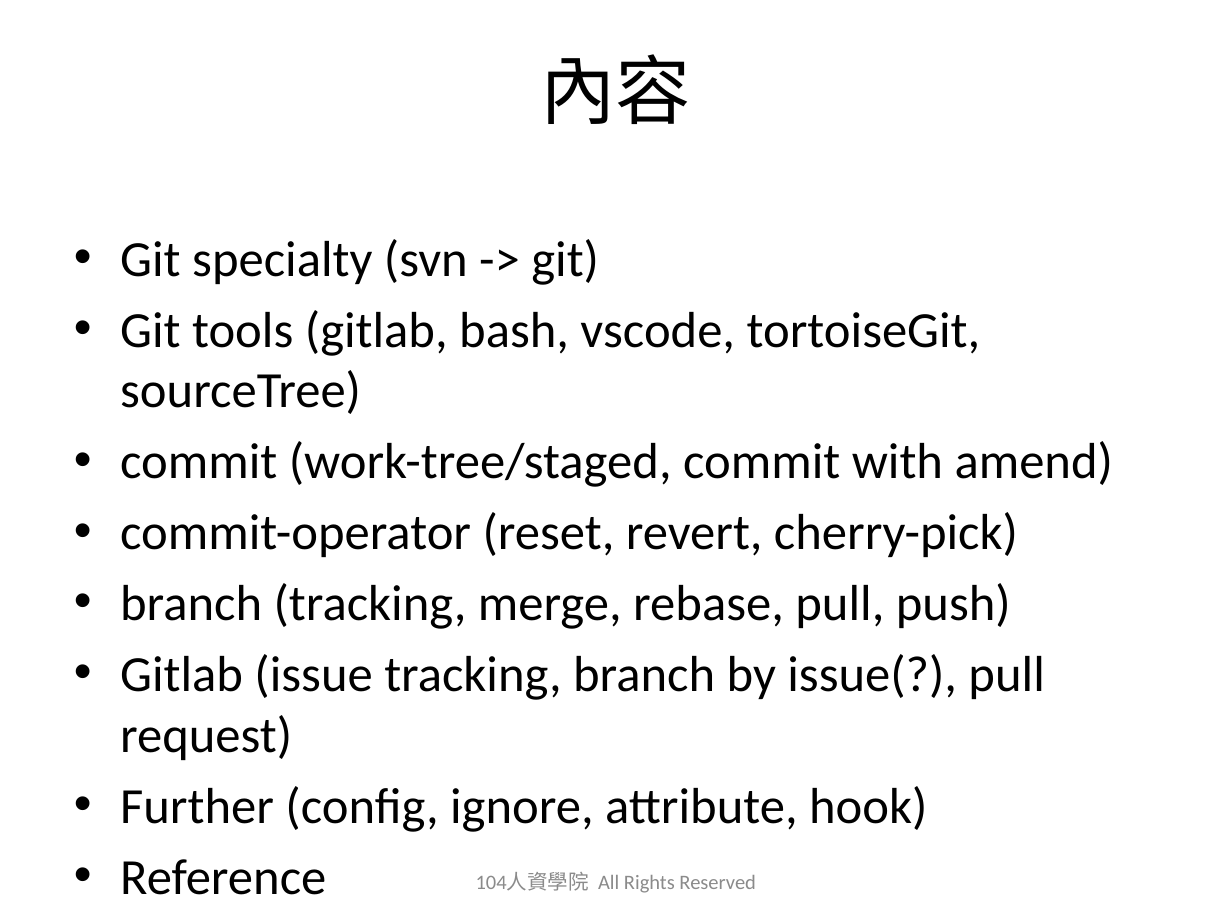
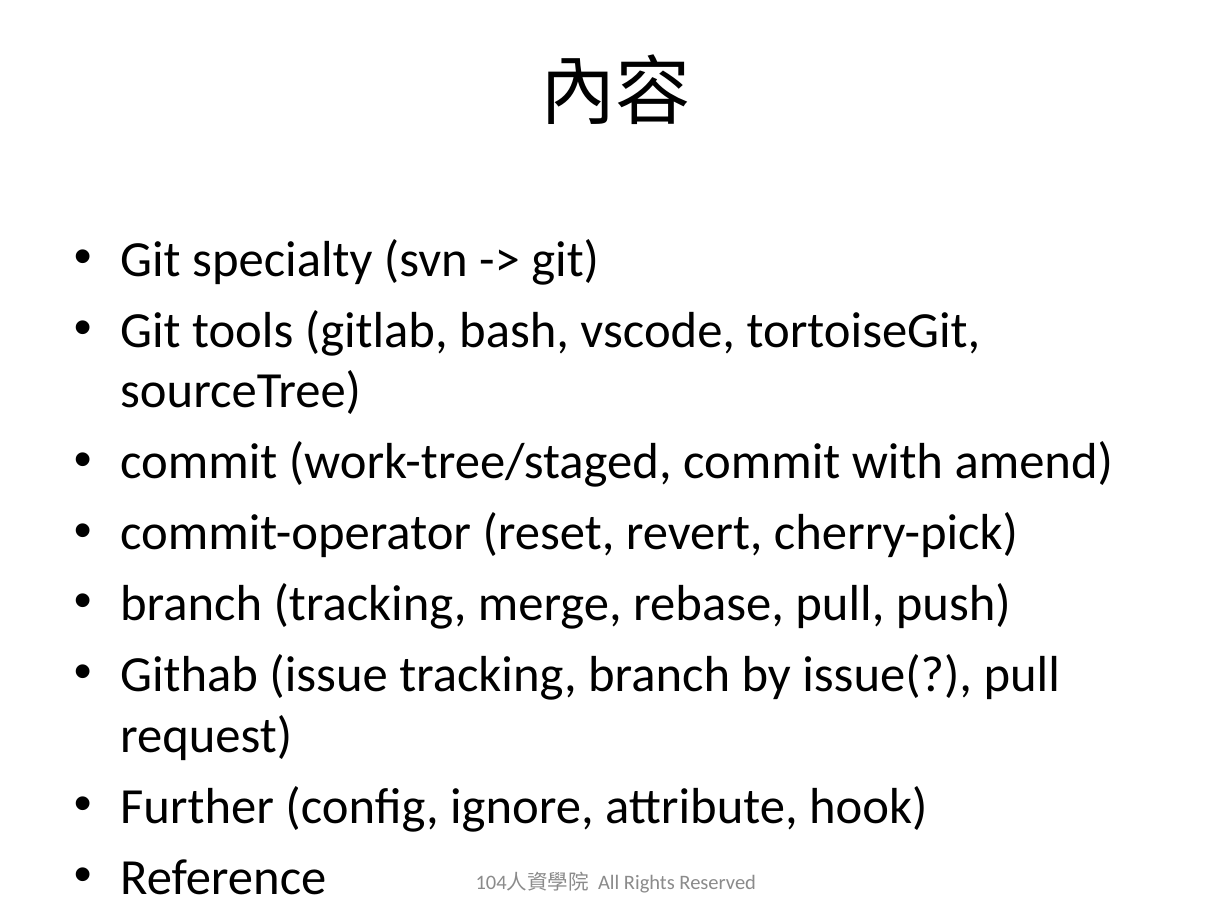
Before and after one commit to austinwang104/playGit, a slide deck: slide 2 of 2019_0627_Git_Share_HA.pptx. Drawn at 1232x924 pixels with LibreOffice and Linux fonts; fonts in the diff are those of the drawing; background and template pictures are left out. Boxes give left, top, right and bottom in pixels: in the first picture for what was removed or moved away, otherwise in the second. Text is boxed around its words. In the diff, an @@ line names an element or a change of style, - is before the commit and + after.

```diff
--- a/2019_0627_Git_Share_HA.pptx
+++ b/2019_0627_Git_Share_HA.pptx
@@ text at bbox=[120, 654, 1060, 760]: text changed @@
-• Gitlab (issue tracking, branch by issue(?), pull request)
+• Githab (issue tracking, branch by issue(?), pull request)
```
Also in this commit, not shown: 5 other slides changed.
